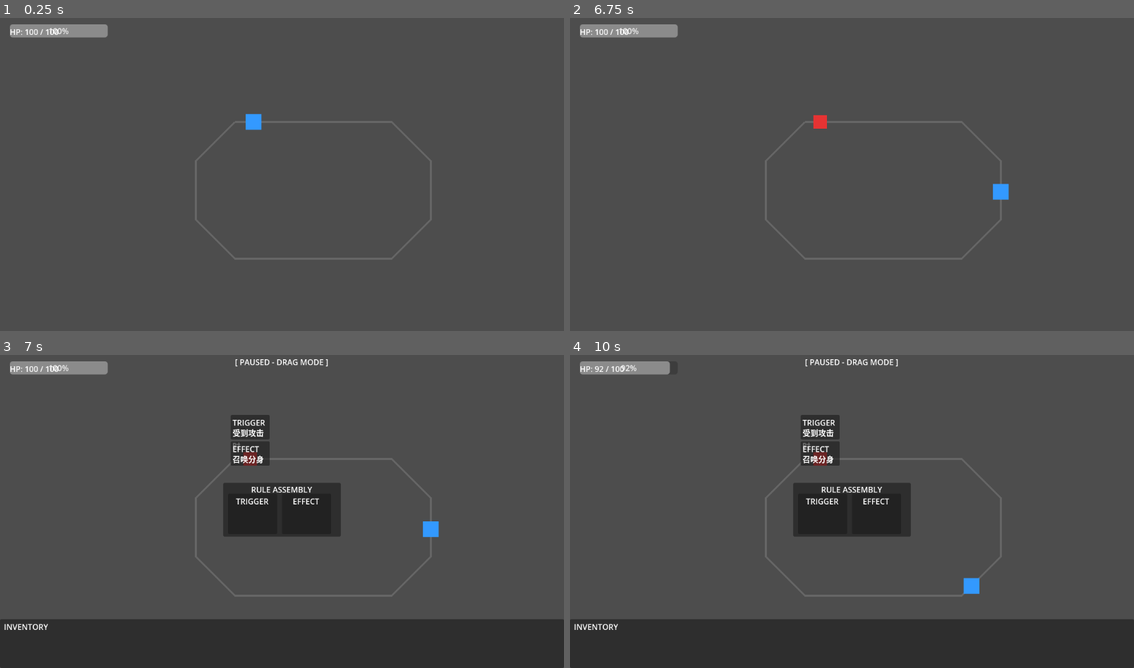
Above: before the commit, frames 1-4 (two rows, left to right).
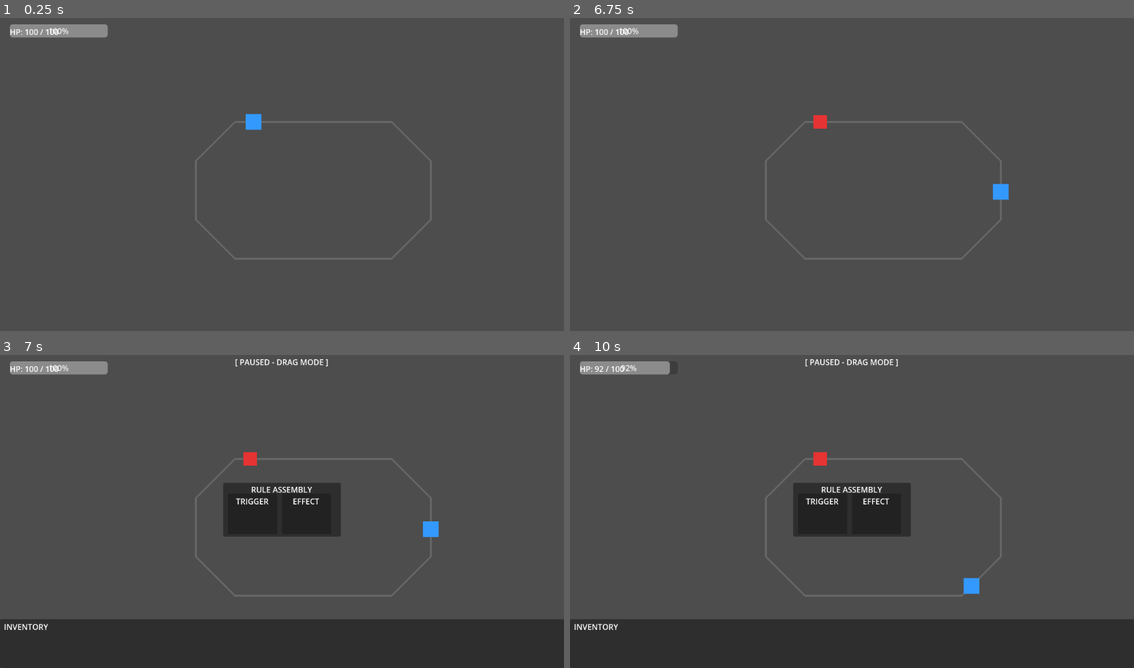
Above: after the commit, the same moments.

Repository: 595145489/attribute-loop
Game: Godot game, scene res://scenes/main/Main.tscn
Same seed, same stepped clock (60 frames per second), same inputs: the game is played once before the commit and once after it.
Inputs (mouse positions are in pixels of both pictures, inside the frame that each line leads up to):
- Up to frame 1 (0.25 s): no input
- Up to frame 2 (6.75 s): tap Enter (ui_accept) at 0.5, 0.77, 3.77, 4.25, 5, 5.75 s; move the mouse to (976, 155) at 0.52 s; click (976, 155) at 0.67 s; drag from (739, 187) to (823, 237) at 1.27 s; move the mouse to (908, 102) at 2.02 s; click (908, 102) at 2.17 s; drag from (823, 237) to (682, 124) at 2.77 s; move the mouse to (1021, 221) at 3.52 s; click (1021, 221) at 3.67 s; drag from (823, 177) to (767, 93) at 4.27 s; move the mouse to (880, 171) at 5.02 s; click (880, 171) at 5.17 s; drag from (874, 177) to (739, 187) at 5.77 s; move the mouse to (976, 155) at 6.52 s; click (976, 155) at 6.67 s
- Up to frame 3 (7 s): tap Enter (ui_accept) at 6.77 s
- Up to frame 4 (10 s): tap Enter (ui_accept) at 7.25, 9.77 s; drag from (739, 524) to (823, 574) at 7.27 s; move the mouse to (908, 439) at 8.02 s; click (908, 439) at 8.17 s; drag from (823, 574) to (682, 461) at 8.77 s; move the mouse to (1021, 558) at 9.52 s; click (1021, 558) at 9.67 s

Frames 1-2 are identical in both runs. In frame 3, 1.0% of the frame differs, in the area x 40-48%, y 19-36%; in frame 4, 1.0%.
Error after the commit: Invalid call to function 'setup' in base 'CanvasLayer (HUD)'. Expected 3 argument(s). (res://scenes/main/Main.gd:43)

Commit message:
feat: Main tile tracking, trigger dispatch, enemy death→tile transfer, empty shell clear

Diff:
--- a/scenes/main/Main.gd
+++ b/scenes/main/Main.gd
@@ -6,6 +6,8 @@
 const GameStateScript = preload("res://scripts/systems/GameState.gd")
 const EntryComponent = preload("res://scripts/core/EntryComponent.gd")
 const Rule = preload("res://scripts/core/Rule.gd")
+const Tile = preload("res://scripts/core/Tile.gd")
+
 @onready var track: Node2D = $World/Track
 @onready var player: Node2D = $World/Player
 @onready var enemies_node: Node2D = $World/Enemies
@@ -14,12 +16,16 @@
 var game_state: Node
 var enemy_a_scene: PackedScene = preload("res://scenes/enemy/Enemy.tscn")
 var enemy_b_scene: PackedScene = preload("res://scenes/enemy/EnemyB.tscn")
+
 var _spawn_timer: float = 0.0
 var _spawn_interval: float = 5.0
 var _player_attack_timer: float = 0.0
+var _last_player_tile_index: int = -1
+
 const PLAYER_ATTACK_INTERVAL: float = 1.0
 const PLAYER_ATTACK_DAMAGE: float = 20.0
 const PLAYER_ATTACK_RANGE: float = 50.0
+const EMPTY_SHELL_CLEAR_RANGE: float = 30.0
 
 func _ready() -> void:
 	process_mode = Node.PROCESS_MODE_ALWAYS
@@ -34,7 +40,8 @@
 	game_state.state_changed.connect(_on_state_changed)
 
 	hud.update_hp(player.hp, player.max_hp)
-	hud.setup(player, player.inventory, enemies_node)
+	hud.setup(player, player.inventory, enemies_node, track)
+	_seed_initial_tiles()
 
 func _process(delta: float) -> void:
 	if get_tree().paused:
@@ -47,11 +54,54 @@
 	if _player_attack_timer >= PLAYER_ATTACK_INTERVAL:
 		_player_attack_timer = 0.0
 		_attack_nearby_enemies()
+	_check_player_tile()
+	_clear_nearby_empty_shells()
+
+func _check_player_tile() -> void:
+	if track.tiles.is_empty():
+		return
+	var idx = track.get_tile_index_for_t(player.track_t)
+	if idx == _last_player_tile_index:
+		return
+	_last_player_tile_index = idx
+	_on_player_entered_tile(idx)
+
+func _on_player_entered_tile(tile_index: int) -> void:
+	var tile = track.tiles[tile_index] as Tile
+	tile.pass_count += 1
+	Log.info("entered tile %d, pass_count=%d" % [tile_index, tile.pass_count], "Main")
+	var effect_type = tile.try_fire()
+	if effect_type == "":
+		return
+	var mult = tile.effect_multiplier()
+	match effect_type:
+		"heal":
+			player.receive_heal(15.0 * mult)
+			Log.info("tile heal %.1f" % (15.0 * mult), "Main")
+		"boost_speed":
+			player.apply_speed_boost(1.5)
+			Log.info("tile boost_speed x1.5", "Main")
+		"deal_damage_nearby":
+			var dmg = 10.0 * mult
+			for enemy in enemies_node.get_children():
+				if not is_instance_valid(enemy):
+					continue
+				if enemy.global_position.distance_to(player.global_position) <= 100.0:
+					enemy.receive_damage(dmg)
+			Log.info("tile deal_damage_nearby %.1f" % dmg, "Main")
+
+func _clear_nearby_empty_shells() -> void:
+	for enemy in enemies_node.get_children():
+		if not is_instance_valid(enemy):
+			continue
+		if enemy.is_empty_shell and enemy.global_position.distance_to(player.global_position) <= EMPTY_SHELL_CLEAR_RANGE:
+			enemy.queue_free()
 
 func _attack_nearby_enemies() -> void:
 	for enemy in enemies_node.get_children():
-		if enemy.global_position.distance_to(player.global_position) <= PLAYER_ATTACK_RANGE:
-			enemy.receive_damage(PLAYER_ATTACK_DAMAGE)
+		if is_instance_valid(enemy) and not enemy.is_empty_shell:
+			if enemy.global_position.distance_to(player.global_position) <= PLAYER_ATTACK_RANGE:
+				enemy.receive_damage(PLAYER_ATTACK_DAMAGE)
 
 func _input(event: InputEvent) -> void:
 	if event.is_action_pressed("ui_accept"):
@@ -61,10 +111,37 @@
 	var use_b := randf() > 0.5
 	var scene := enemy_b_scene if use_b else enemy_a_scene
 	var enemy := scene.instantiate()
-	enemy.setup_components(_make_enemy_b_components() if use_b else _make_enemy_a_components())
+	var components = _make_enemy_b_components() if use_b else _make_enemy_a_components()
+	enemy.setup_components(components)
 	enemies_node.add_child(enemy)
-	enemy.position = track.get_position_at(randf())
+	var t = randf()
+	enemy.position = track.get_position_at(t)
+	enemy.spawn_t = t
 	enemy.player_ref = player
+	enemy.enemy_defeated.connect(_on_enemy_defeated.bind(enemy))
+
+func _on_enemy_defeated(enemy: Node) -> void:
+	if enemy.components.is_empty():
+		return
+	var nearest = _find_nearest_tile_to_t(enemy.spawn_t)
+	if nearest == null:
+		return
+	for comp in enemy.components.duplicate():
+		nearest.add_component(comp)
+	Log.info("enemy death → %d components → tile (pass_count=%d)" % [enemy.components.size(), nearest.pass_count], "Main")
+
+func _find_nearest_tile_to_t(t: float) -> Tile:
+	if track.tiles.is_empty():
+		return null
+	var best_tile: Tile = null
+	var best_dist := INF
+	for tile in track.tiles:
+		var d = absf(tile.track_t - t)
+		d = minf(d, 1.0 - d)
+		if d < best_dist:
+			best_dist = d
+			best_tile = tile
+	return best_tile
 
 func _make_enemy_a_components() -> Array[EntryComponent]:
 	var trigger := EntryComponent.new()
@@ -97,6 +174,29 @@
 
 	return [trigger, effect1, effect2]
 
+func _make_tile_components() -> Array[EntryComponent]:
+	var trigger := EntryComponent.new()
+	trigger.slot_type = EntryComponent.SlotType.TRIGGER
+	trigger.label = "经过时"
+	trigger.data = {"event": "on_pass"}
+
+	var effect := EntryComponent.new()
+	effect.slot_type = EntryComponent.SlotType.EFFECT
+	effect.label = "治愈"
+	effect.data = {"type": "heal"}
+
+	return [trigger, effect]
+
+func _seed_initial_tiles() -> void:
+	if track.tiles.size() < 4:
+		return
+	var comps = _make_tile_components()
+	var tile = track.tiles[0] as Tile
+	for comp in comps:
+		tile.add_component(comp)
+	tile.pass_count = 3
+	Log.info("seeded tile 0 with on_pass+heal (pass_count=3)", "Main")
+
 func _on_player_took_damage(_amount: float) -> void:
 	hud.update_hp(player.hp, player.max_hp)
 
